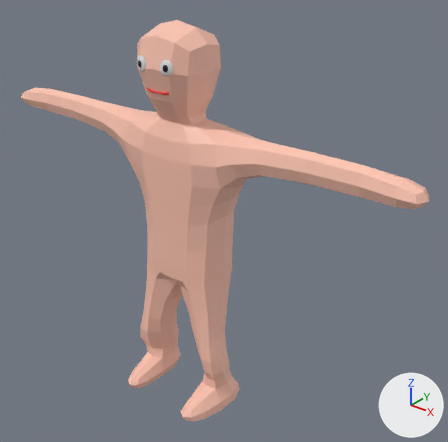
A saved change to the FBX model Assets/bob.fbx.
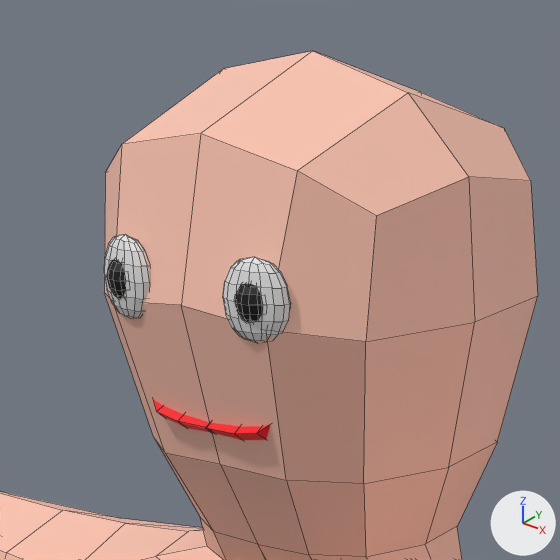
Old and new are each drawn whole from a 50 mm camera at (1.94, -2.1, 2.53) aimed at (0.17, 0.12, 1.15) and again close up on the part from 26% to 50% of the width and 2% to 27% of the height. The axes (+X, +Y, +Z) are drawn at lower right. The lights are the same throughout. The close-ups show mesh edges as thin lines. Where no turn or scale is listed for an object, it has been applied to the vertices.
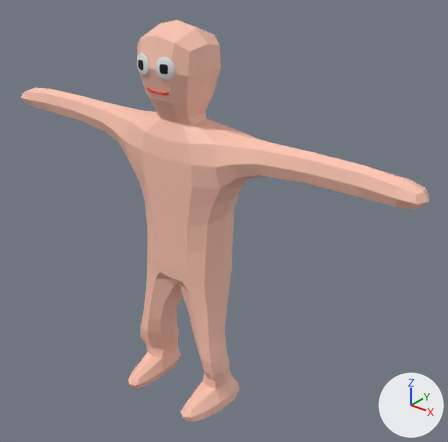
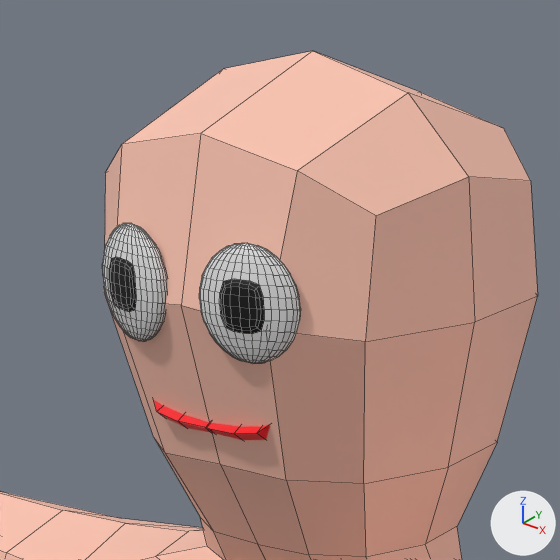
The newer file is also turned or shifted as a whole; pictures and numbers use the older file's frame.

Where the change shows, as pixel boxes [x1, y1, x2, y2] in the close-ups (560 x 560 px):
part 1 of me_cube_007, built on: before [104, 133, 290, 464]; after [103, 223, 301, 364]

The change, as a list of edits to the scene's bpy script:
```text
Change me_cube_007:
    used by ob_mesh; location = (0.0, 0.0, 1.2)
    remove me_cube_007.from_pydata(...)  # 977 vertices, 948 faces; spans x -1.23..1.23, y -0.28..0.2, z -1.11..0.93
    add me_cube_007.from_pydata(...)  # 1499 vertices, 1452 faces; spans x -1.23..1.23, y -0.28..0.2, z -1.11..0.93
    me_cube_007 part 1: 81 vertices moved from x -0.1..0.1, y -0.18..-0.15, z 0.72..0.79 to x -0.11..0.11, y -0.18..-0.14, z 0.71..0.79; 231 vertices removed from x -0.1..0.1, y -0.18..-0.14, z 0.72..0.79; 753 vertices added at x -0.11..0.11, y -0.18..-0.14, z 0.7..0.8
```
